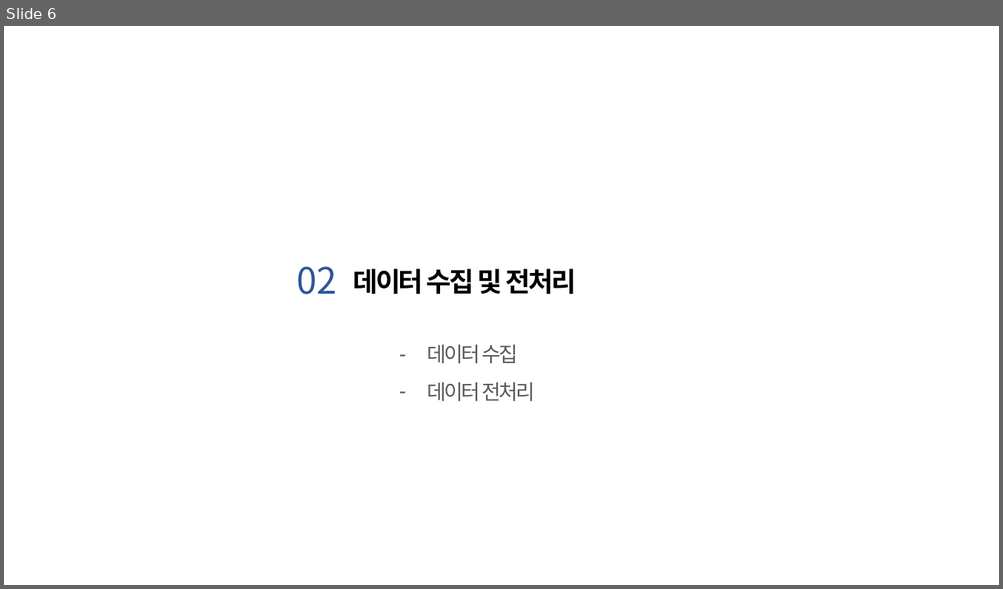
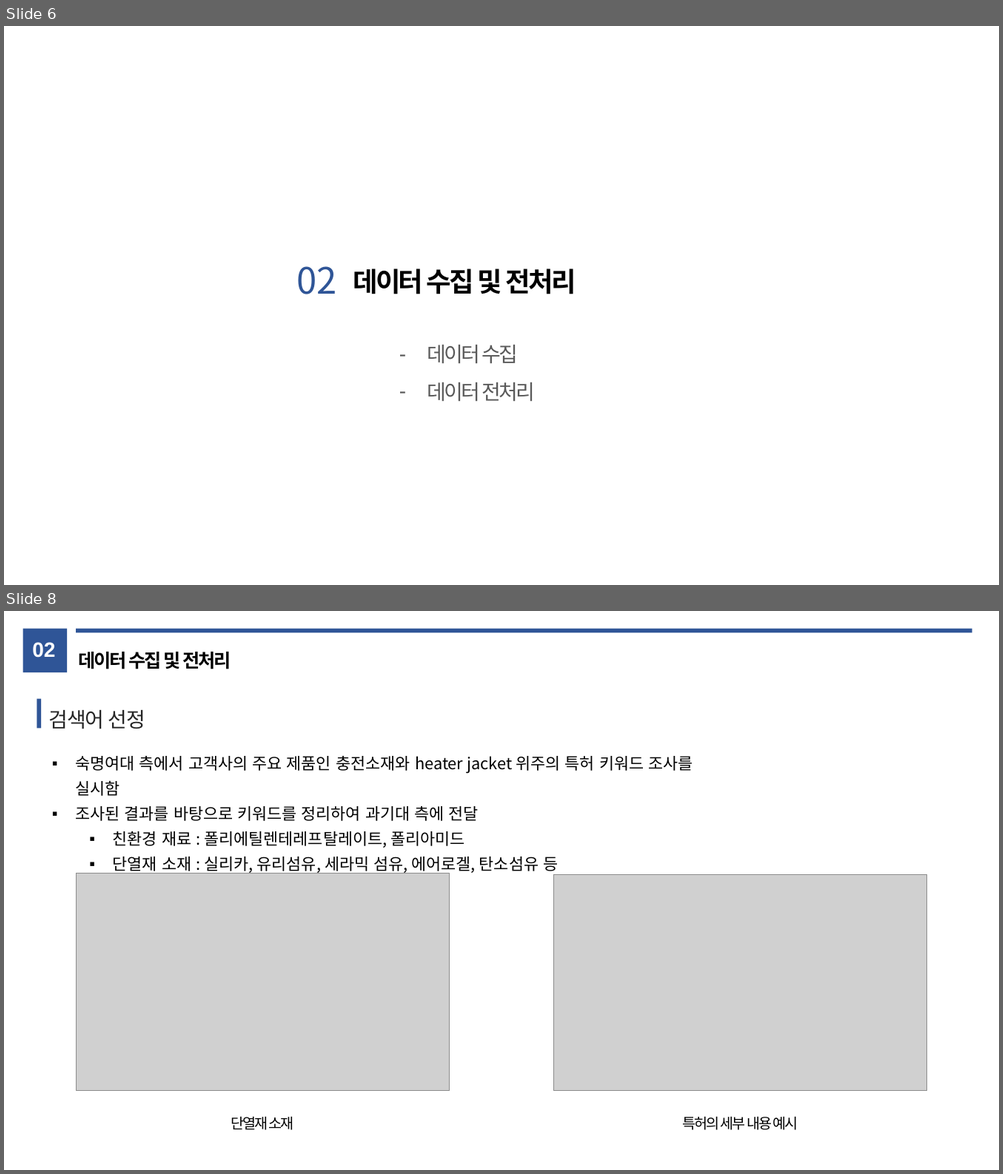
Before and after one commit to JYPark312/electronic_manufacture_2021, a slide deck: presentation.pptx. Shown one above the other, each under a label of ours: slide 6 before the commit, slides 6 and 8 after it; the slides between them are not shown. The pictures are 1003x589 and 1003x1174 pixels, drawn with LibreOffice and Linux fonts; fonts in the diff are those of the drawing; grey boxes stand for pictures. Boxes give left, top, right and bottom in pixels: in the first picture for what was removed or moved away, otherwise in the second. Text is boxed around its words. In the diff, an @@ line names an element or a change of style, - is before the commit and + after.

```diff
--- a/presentation.pptx
+++ b/presentation.pptx
@@ slide 8 added at (4, 611, 999, 1170), background #FFFFFF @@
@@ rectangle added at (22, 629, 67, 673), fill #2F5597 @@
@@ rectangle added at (76, 629, 972, 633), fill #2F5597 @@
@@ text added at (32, 642, 55, 658), 20 pt, text #FFFFFF, bold @@
+02
@@ text added at (78, 652, 231, 669), 18 pt, text #000000, bold @@
+데이터 수집 및 전처리
@@ rectangle added at (37, 698, 41, 728), fill #2F5597 @@
@@ text added at (49, 710, 145, 729), 20 pt, text #262626 @@
+검색어 선정
@@ text added at (75, 756, 692, 875), 15.6 pt, text #000000 @@
+▪ 숙명여대 측에서 고객사의 주요 제품인 충전소재와 heater jacket 위주의 특허 키워드 조사를 실시함
+▪ 조사된 결과를 바탕으로 키워드를 정리하여 과기대 측에 전달
+  ▪ 친환경 재료 : 폴리에틸렌테레프탈레이트, 폴리아미드
+  ▪ 단열재 소재 : 실리카, 유리섬유, 세라믹 섬유, 에어로겔, 탄소섬유 등
@@ picture added at (76, 874, 449, 1091) @@
@@ picture added at (554, 875, 927, 1091) @@
@@ text added at (230, 1116, 294, 1130), 14 pt, text #000000 @@
+단열재 소재
@@ text added at (683, 1116, 798, 1130), 14 pt, text #000000 @@
+특허의 세부 내용 예시
```
Also in this commit, not shown: 6 slides changed, 7 other slides added, 2 slides removed.
